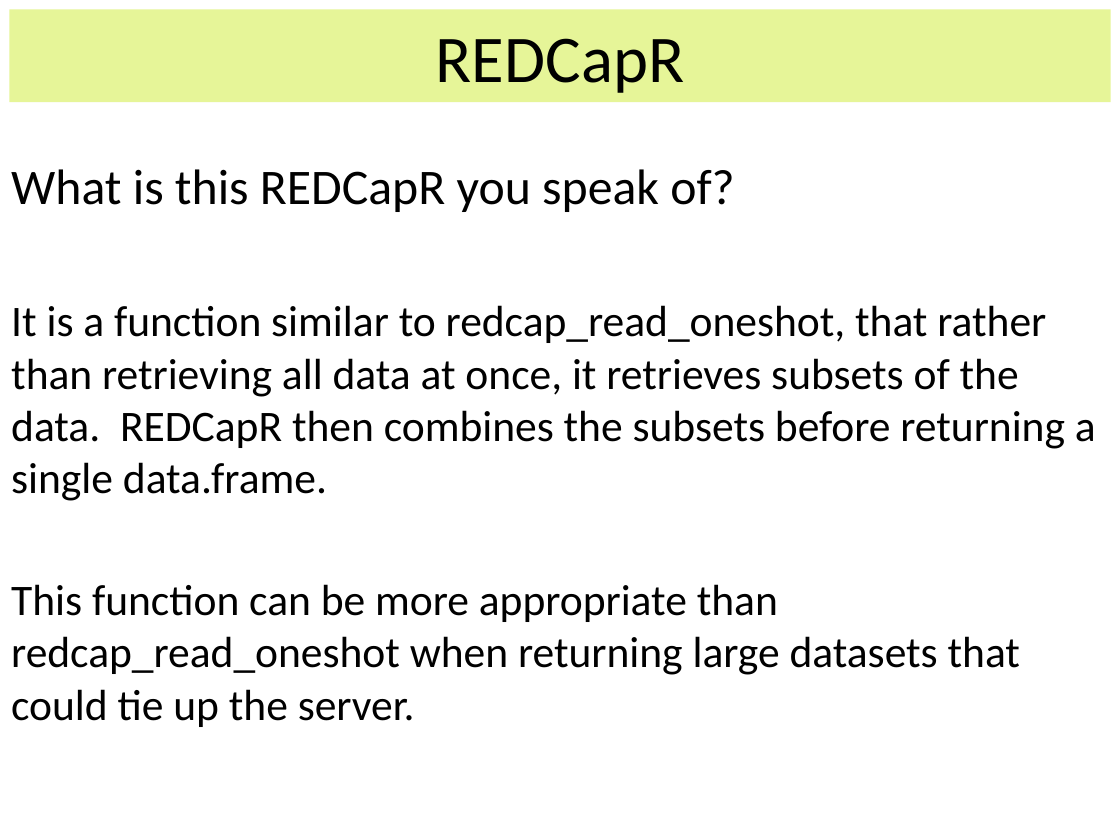
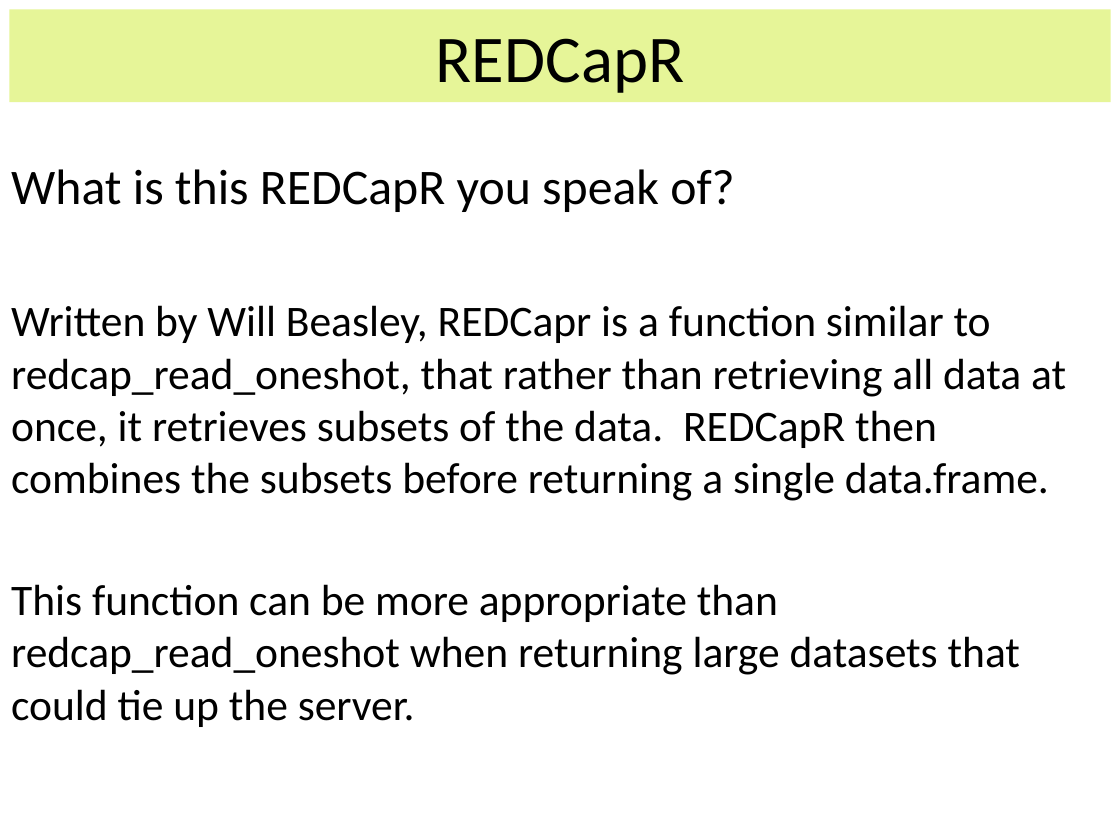
Before and after one commit to OuhscBbmc/RedcapExamplesAndPatterns, a slide deck: slide 12 of Publications/Presentation2014-04-07-MIECHV Paper Discussion/REDCapR.pptx. Drawn at 1120x840 pixels with LibreOffice and Linux fonts; fonts in the diff are those of the drawing. Boxes give left, top, right and bottom in pixels: in the first picture for what was removed or moved away, otherwise in the second. Text is boxed around its words. In the diff, an @@ line names an element or a change of style, - is before the commit and + after.

Commit message:
Updating presentation

```diff
--- a/Publications/Presentation2014-04-07-MIECHV Paper Discussion/REDCapR.pptx
+++ b/Publications/Presentation2014-04-07-MIECHV Paper Discussion/REDCapR.pptx
@@ text at [11, 305, 1066, 501]: text changed @@
-It is a function similar to redcap_read_oneshot, that rather than retrieving all data at once, it retrieves subsets of the data. REDCapR then combines the subsets before returning a single data.frame.
+Written by Will Beasley, REDCapr is a function similar to redcap_read_oneshot, that rather than retrieving all data at once, it retrieves subsets of the data. REDCapR then combines the subsets before returning a single data.frame.
```
Also in this commit, not shown: 15 other slides changed, 3 slides added.
